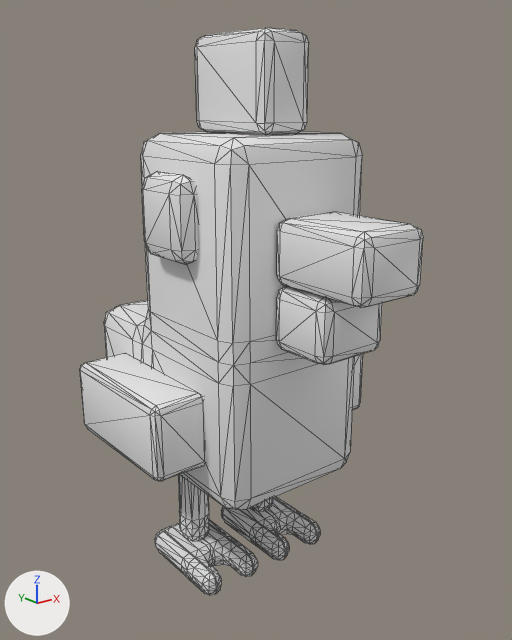
What one commit did to the OBJ model Resources/model/chicken/Chicken.obj.
Camera for both pictures: a 50 mm camera at (-0.957, -1.285, 0.558) aimed at (0.003, -0.085, 0.079). The axes (+X, +Y, +Z) are drawn at lower left. The lights are the same throughout. Mesh edges are drawn as thin lines. Where no turn or scale is listed for an object, it has been applied to the vertices. Vertices at the same position are counted once.

In view in the first picture: 'Chicken_Cube.001'.
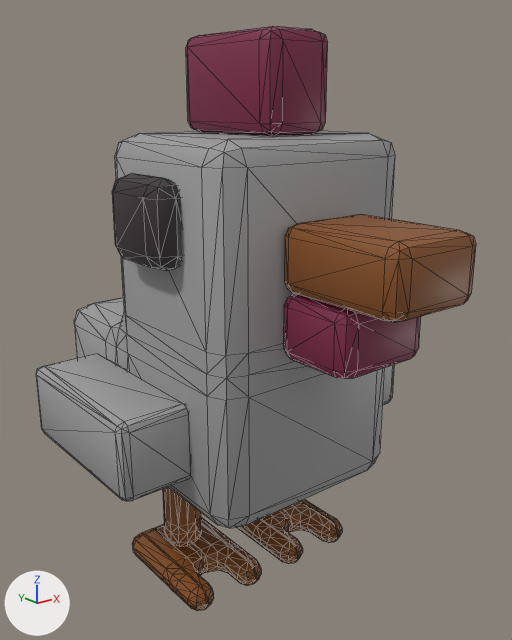
Pixel boxes (x1, y1, x2, y2) of what changed, in the pictures (512 x 640 px):
```json
{"object": "Chicken_Cube.001", "change": "surface changed, mesh rescaled", "before": [80, 28, 423, 595], "after": [36, 26, 476, 611], "on screen": "28% wider"}
```

Edits to the scene script, one JSON object a line:
```json
{"op": "add", "block": "img_atlas_png", "code": ["img_atlas_png = load_image('Atlas.png', 'Atlas.png', 512, 512, 'sRGB')"]}
{"op": "remove", "block": "mat_atlas_001", "code": "mat_atlas_001.base_color = (0.8, 0.8, 0.8)  # white #e7e7e7"}
{"op": "add", "block": "mat_atlas_001", "code": "mat_atlas_001.texture = img_atlas_png"}
{"block": "me_chicken_cube_001", "where": "me_chicken_cube_001.from_pydata(...)  # 1056 vertices, 2064 faces; spans x -0.306..0.306, y -0.485..0.337, z -0.556..0.685"}
{"block": "me_chicken_cube_001", "where": "# used by ob_chicken_cube_001; location = (0.0, 0.0, 0.0)"}
{"block": "me_chicken_cube_001", "change": "me_chicken_cube_001 part 1: the whole mesh is scaled about the mesh origin by (1.3, 1.2, 1)"}
```
